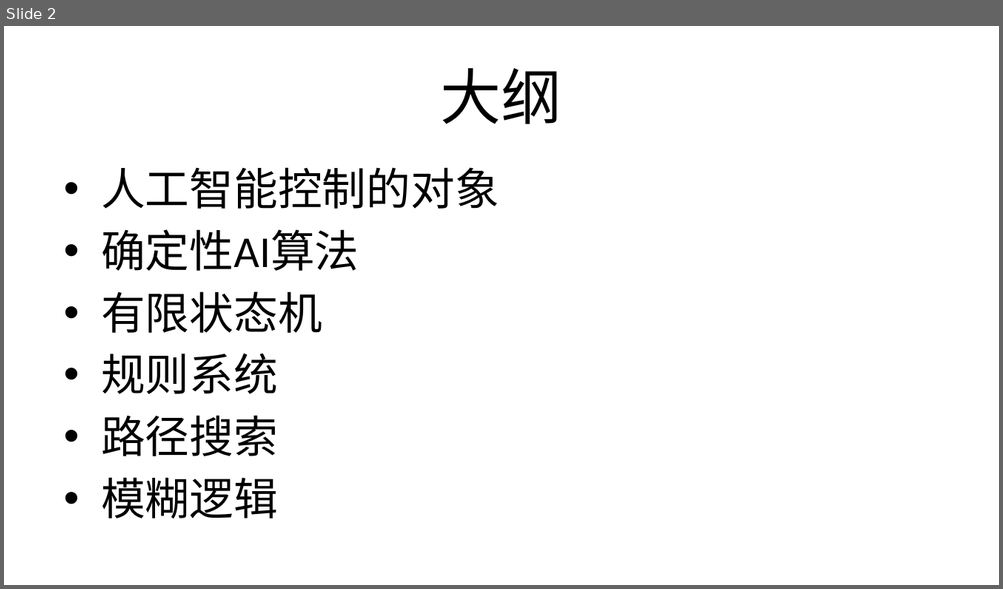
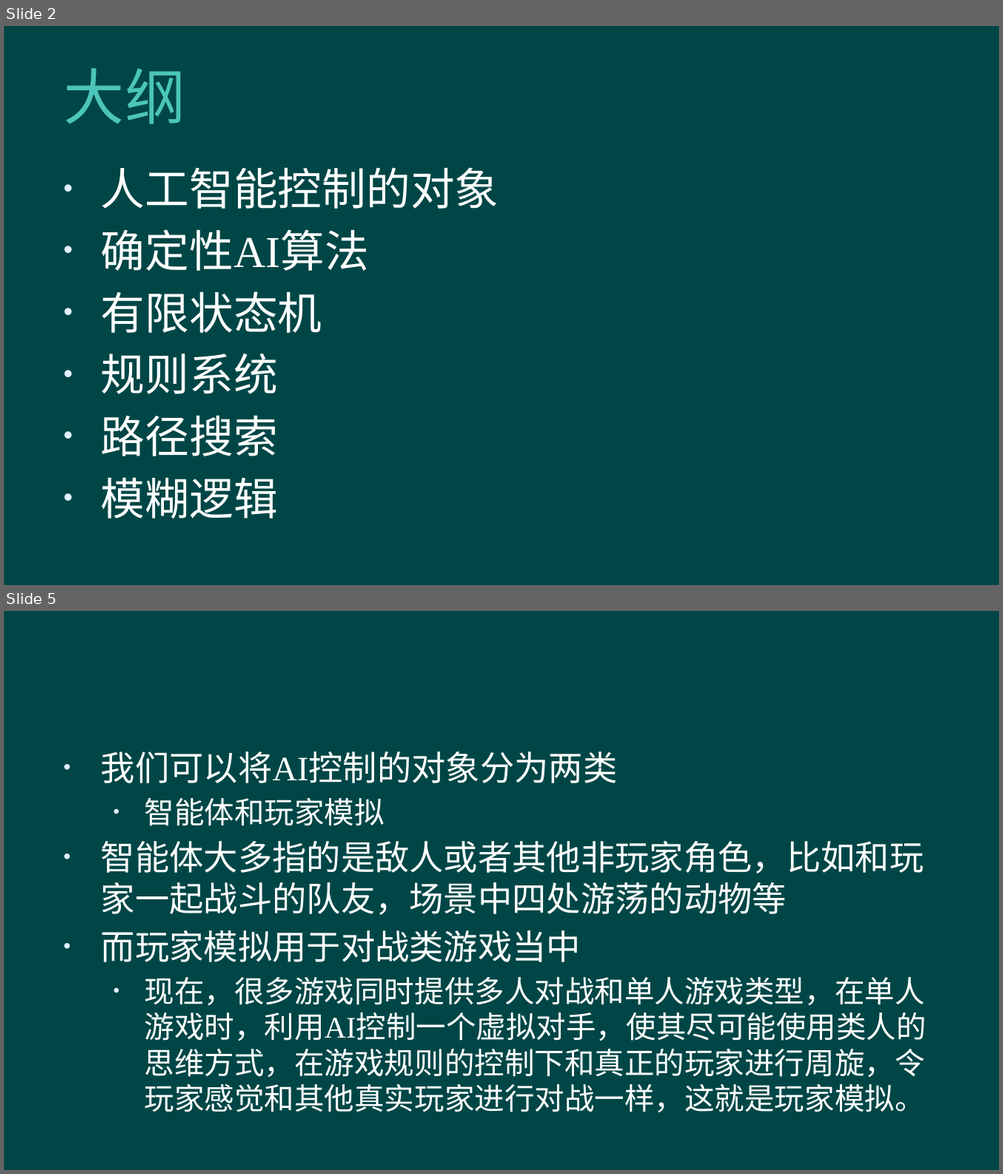
Before and after one commit to hanhonglei/Course_GameEngine, a slide deck: Slides/Principle/13 人工智能/13 人工智能.pptx. Shown one above the other, each under a label of ours: slide 2 before the commit, slides 2 and 5 after it; the slides between them are not shown. The pictures are 1003x589 and 1003x1174 pixels, drawn with LibreOffice and Linux fonts; fonts in the diff are those of the drawing; background and template pictures are left out. Boxes give left, top, right and bottom in pixels: in the first picture for what was removed or moved away, otherwise in the second. Text is boxed around its words. In the diff, an @@ line names an element or a change of style, - is before the commit and + after.

```diff
--- a/Slides/Principle/13 人工智能/13 人工智能.pptx
+++ b/Slides/Principle/13 人工智能/13 人工智能.pptx
@@ slide 5 added at <box>4,611,999,1170</box>, background #004646 @@
@@ text added at <box>101,752,926,1113</box>, 21.7 pt, text #FFFFFF @@
+• 我们可以将AI控制的对象分为两类
+  • 智能体和玩家模拟
+• 智能体大多指的是敌人或者其他非玩家角色，比如和玩家一起战斗的队友，场景中四处游荡的动物等
+• 而玩家模拟用于对战类游戏当中
+  • 现在，很多游戏同时提供多人对战和单人游戏类型，在单人游戏时，利用AI控制一个虚拟对手，使其尽可能使用类人的思维方式，在游戏规则的控制下和真正的玩家进行周旋，令玩家感觉和其他真实玩家进行对战一样，这就是玩家模拟。
@@ slide 2 changed as well @@
@@ background #FFFFFF to #004646 @@
@@ title "大纲" at <box>63,68,185,124</box>: text colour #000000 to #4BC5B9, letter spacing 0 to 0.5 pt; alignment centre to left @@
@@ text "人工智能控制的对象" at <box>101,167,499,519</box>: font Calibri to Times New Roman, text colour #000000 to #FFFFFF @@
```
Also in this commit, not shown: 1 other slide changed, 83 other slides added, 53 other files.
